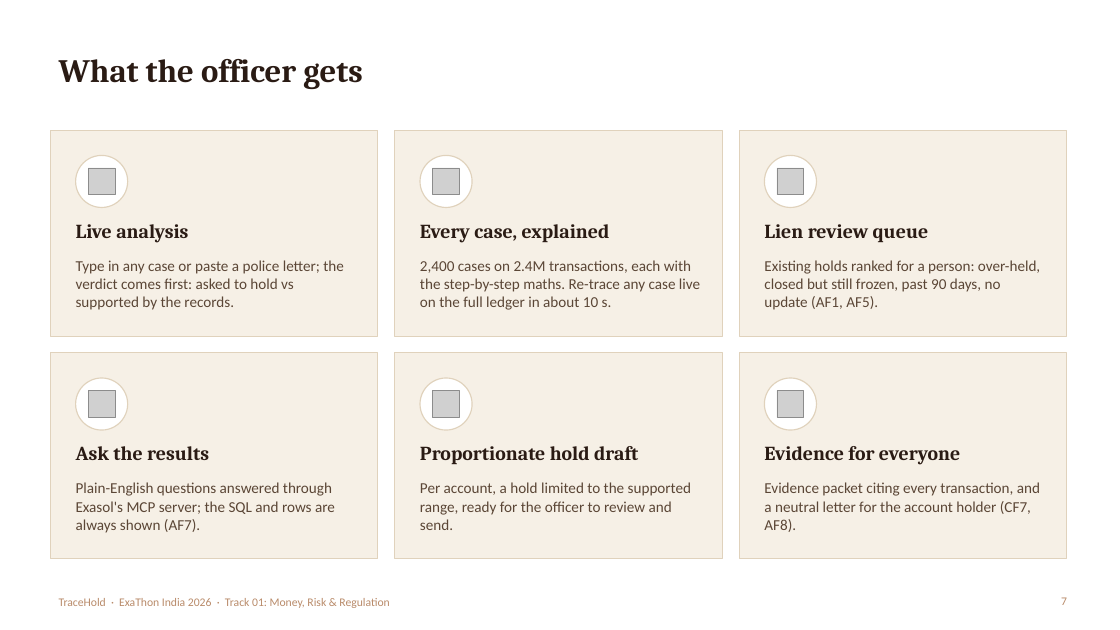
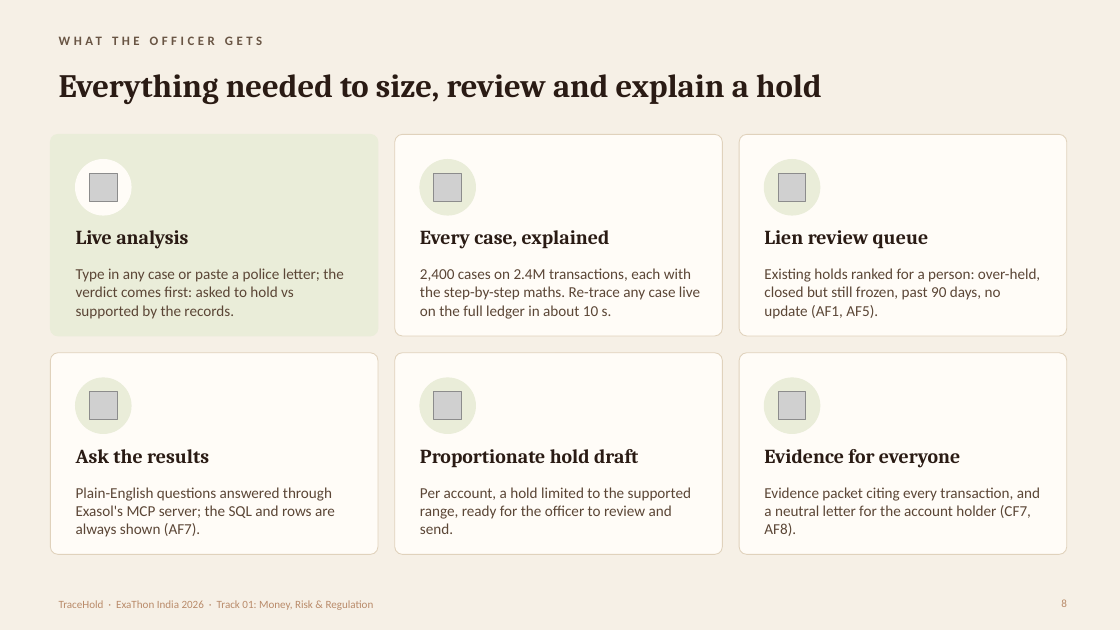
Before and after one commit to lisamehta0791/TraceHold, a slide deck: slide 8 of docs/TraceHold-Pitch-Deck.pptx (slide 7 before the commit). Drawn at 1120x630 pixels with LibreOffice and Linux fonts; fonts in the diff are those of the drawing; grey boxes stand for pictures. Boxes give left, top, right and bottom in pixels: in the first picture for what was removed or moved away, otherwise in the second. Text is boxed around its words. In the diff, an @@ line names an element or a change of style, - is before the commit and + after.

```diff
--- a/docs/TraceHold-Pitch-Deck.pptx
+++ b/docs/TraceHold-Pitch-Deck.pptx
@@ background #FFFFFF to #F6F0E6 @@
@@ text at (x1=59, y1=59, x2=362, y2=89): text changed; size 28 to 11 pt; font Cambria to Calibri; text colour #2A1B14 to #695544 @@
-What the officer gets
+WHAT THE OFFICER GETS
@@ title added at (x1=59, y1=74, x2=822, y2=104), 28 pt, text #2A1B14, bold @@
+Everything needed to size, review and explain a hold
@@ rectangle removed at (x1=50, y1=130, x2=378, y2=336) @@
@@ rounded rectangle added at (x1=50, y1=134, x2=378, y2=336), fill #EAEDD9, outline #EAEDD9 0.75 pt @@
@@ rectangle removed at (x1=395, y1=130, x2=723, y2=336) @@
@@ rounded rectangle added at (x1=395, y1=134, x2=723, y2=336), fill #FFFCF7, outline #E0D2BC 0.75 pt @@
@@ rectangle removed at (x1=739, y1=130, x2=1067, y2=336) @@
@@ rounded rectangle added at (x1=739, y1=134, x2=1067, y2=336), fill #FFFCF7, outline #E0D2BC 0.75 pt @@
@@ ellipse at (x1=76, y1=160, x2=131, y2=215): fill #FFFFFF to #FFFCF7; outline #E0D2BC 1 pt to #FFFCF7 1 pt @@
@@ ellipse resized from (x1=420, y1=155, x2=472, y2=208) to (x1=420, y1=160, x2=476, y2=215) @@
@@ fill #FFFFFF to #EAEDD9; outline #E0D2BC 1 pt to #EAEDD9 1 pt in 5 elements at (x1=76, y1=378, x2=131, y2=434), (x1=420, y1=378, x2=476, y2=434), (x1=765, y1=378, x2=820, y2=434), (x1=420, y1=160, x2=476, y2=215), (x1=765, y1=160, x2=820, y2=215) @@
@@ 3 texts, 3 pictures, 2 ellipses moved together from (x1=76, y1=155, x2=929, y2=243) to (x1=76, y1=160, x2=929, y2=249) @@
@@ text "Type in any case or ..." moved from (x1=76, y1=260, x2=344, y2=310) to (x1=76, y1=268, x2=344, y2=319) @@
@@ text "2,400 cases on 2.4M transactions, ..." moved from (x1=420, y1=260, x2=700, y2=310) to (x1=420, y1=268, x2=700, y2=319) @@
@@ text "Existing holds ranked for a ..." moved from (x1=764, y1=260, x2=1040, y2=310) to (x1=764, y1=268, x2=1040, y2=319) @@
@@ rectangle removed at (x1=50, y1=353, x2=378, y2=559) @@
@@ rounded rectangle added at (x1=50, y1=353, x2=378, y2=555), fill #FFFCF7, outline #E0D2BC 0.75 pt @@
@@ rectangle removed at (x1=395, y1=353, x2=723, y2=559) @@
@@ rounded rectangle added at (x1=395, y1=353, x2=723, y2=555), fill #FFFCF7, outline #E0D2BC 0.75 pt @@
@@ rectangle removed at (x1=739, y1=353, x2=1067, y2=559) @@
@@ rounded rectangle added at (x1=739, y1=353, x2=1067, y2=555), fill #FFFCF7, outline #E0D2BC 0.75 pt @@
@@ ellipse resized from (x1=76, y1=378, x2=128, y2=430) to (x1=76, y1=378, x2=131, y2=434) @@
@@ ellipse resized from (x1=420, y1=378, x2=472, y2=430) to (x1=420, y1=378, x2=476, y2=434) @@
@@ ellipse resized from (x1=765, y1=378, x2=817, y2=430) to (x1=765, y1=378, x2=820, y2=434) @@
@@ text "Plain-English questions answered through Exasol's ..." moved from (x1=76, y1=482, x2=335, y2=533) to (x1=76, y1=487, x2=335, y2=537) @@
@@ text "Per account, a hold limited ..." moved from (x1=420, y1=482, x2=691, y2=530) to (x1=420, y1=487, x2=691, y2=534) @@
@@ text "Evidence packet citing every transaction, ..." moved from (x1=764, y1=482, x2=1040, y2=532) to (x1=764, y1=487, x2=1040, y2=536) @@
@@ text "TraceHold · ExaThon India 2026 ..." at (x1=59, y1=600, x2=374, y2=610): size 10 to 9.5 pt @@
@@ page number removed at (x1=1061, y1=597, x2=1067, y2=605) @@
-7
@@ page number added at (x1=1061, y1=599, x2=1067, y2=607), 9.5 pt, text #B98B6A @@
+8
```
Also in this commit, not shown: 15 other slides changed, 2 slides added, 7 other files.
